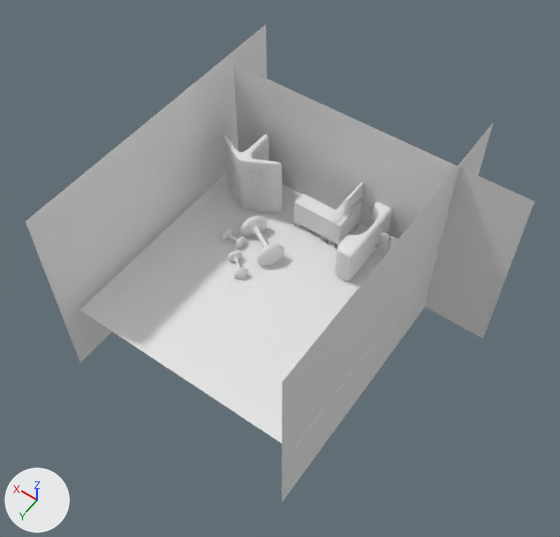
The Blender file blender files/gym.blend as it was, and as the next commit left it.
Before and after are seen from a camera (50 mm lens) standing at (-73.1, 142.7, 204.7) and looking at (12.2, 23.2, 16.9). Lighting does not change. The marker at lower left points along +X, +Y and +Z.

Before the edit, the objects in view are built like this:
```python
ob_barriergym = bpy.data.objects.new('barriergym', me_cube_006)
ob_barriergym.location = (-7.2, -8.9, 7.1)
ob_barriergym.scale = (4.46, 4.46, 4.46)
ob_icosphere = bpy.data.objects.new('Icosphere', me_icosphere)
ob_icosphere.location = (36.5, 12.1, 1.7)
ob_icosphere.scale = (1.0, 2.32, 2.32)
ob_icosphere_001 = bpy.data.objects.new('Icosphere.001', me_icosphere_002)
ob_icosphere_001.location = (24.2, 11.6, 3.1)
ob_icosphere_001.rotation_euler = (0.0, 0.0, -0.517)  # degrees (0, 0, -30)
ob_icosphere_001.scale = (2.26, 5.23, 5.23)
ob_icosphere_002 = bpy.data.objects.new('Icosphere.002', me_icosphere_003)
ob_icosphere_002.location = (28.5, 22.6, 1.7)
ob_icosphere_002.rotation_euler = (0.0, 0.0, -0.658)  # degrees (0, 0, -38)
ob_icosphere_002.scale = (1.19, 2.76, 2.76)
ob_plane = bpy.data.objects.new('Plane', me_plane)
ob_plane.location = (8.9, -20.5, 8.8)
ob_plane.rotation_euler = (0.0, 1.571, 1.571)  # degrees (0, 90, 90)
ob_plane.scale = (-35.3, -53.4, -53.4)
ob_plane_002 = bpy.data.objects.new('Plane.002', me_plane_002)
ob_plane_002.location = (-20.9, 13.3, 8.9)
ob_plane_002.rotation_euler = (0.0, 1.571, 0.0)  # degrees (0, 90, 0)
ob_plane_002.scale = (-37.0, -55.4, -33.8)
ob_plane_003 = bpy.data.objects.new('Plane.003', me_plane_005)
ob_plane_003.location = (64.8, 13.3, 8.9)
ob_plane_003.rotation_euler = (0.0, 1.571, 0.0)  # degrees (0, 90, 0)
ob_plane_003.scale = (-37.0, -55.4, -33.8)
# also in view: 'table.001' at (20.3, -8.3, 6.1); 'table' at (11.1, -12.2, 6.1); 'Cube' at (45.9, -8.7, 12.5); 'Plane.001' at (20.6, 21.8, 0.0)
```
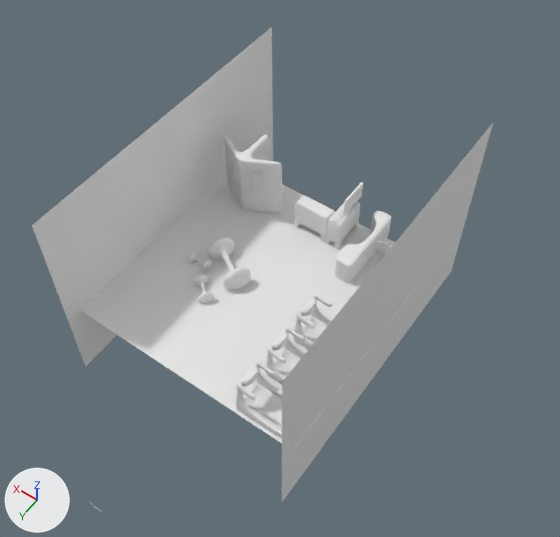
Commit message: started making gym logo

Where the change shows, as pixel boxes (x1, y1, x2, y2) in the pictures (560 x 537 px):
'Plane.003', moved
    before: (25, 25, 267, 363)
    after: (32, 27, 273, 367)
'Plane', hidden
    before: (233, 63, 535, 338)
'barriergym', moved, rescaled
    before: (335, 202, 398, 281)
    after: (335, 211, 392, 283)
'Cube.003', added
    after: (236, 361, 282, 438)
'Icosphere.001', moved
    before: (241, 215, 284, 266)
    after: (207, 238, 251, 290)
'Cube.001', added
    after: (265, 326, 305, 384)
'Cube.002', added
    after: (293, 293, 333, 350)
'Icosphere.002', moved
    before: (228, 251, 248, 279)
    after: (193, 275, 214, 303)
'Icosphere', moved
    before: (222, 229, 245, 248)
    after: (188, 251, 212, 271)

The change, as a diff of the scene's bpy script:
```diff
--- a/blender files/gym.blend.py
+++ b/blender files/gym.blend.py
@@ me_cube_009 @@
+me_cube_009.from_pydata(...)  # 190 vertices, 192 faces; spans x -8.2..11.5, y -5.8..5.8, z -3.3..12.9
@@ ob_plane @@
 ob_plane.scale = (-35.3, -53.4, -53.4)
+ob_plane.hide_render = True
@@ ob_barriergym @@
 ob_barriergym = bpy.data.objects.new('barriergym', me_cube_006)
-ob_barriergym.location = (-7.2, -8.9, 7.1)
-ob_barriergym.scale = (4.46, 4.46, 4.46)
+ob_barriergym.location = (-7.2, -8.9, 4.1)
+ob_barriergym.scale = (4.46, 4.46, 3.26)
 _m = ob_barriergym.modifiers.new('Mirror', 'MIRROR')
@@ ob_icosphere @@
 ob_icosphere = bpy.data.objects.new('Icosphere', me_icosphere)
-ob_icosphere.location = (36.5, 12.1, 1.7)
+ob_icosphere.location = (39.6, 26.5, 1.7)
 ob_icosphere.scale = (1.0, 2.32, 2.32)
@@ ob_icosphere_001 @@
 ob_icosphere_001 = bpy.data.objects.new('Icosphere.001', me_icosphere_002)
-ob_icosphere_001.location = (24.2, 11.6, 3.1)
+ob_icosphere_001.location = (27.3, 26.0, 3.1)
 ob_icosphere_001.rotation_euler = (0.0, 0.0, -0.517)  # degrees (0, 0, -30)
@@ ob_icosphere_002 @@
 ob_icosphere_002 = bpy.data.objects.new('Icosphere.002', me_icosphere_003)
-ob_icosphere_002.location = (28.5, 22.6, 1.7)
+ob_icosphere_002.location = (31.5, 37.0, 1.7)
 ob_icosphere_002.rotation_euler = (0.0, 0.0, -0.658)  # degrees (0, 0, -38)
@@ ob_plane_003 @@
 ob_plane_003 = bpy.data.objects.new('Plane.003', me_plane_005)
-ob_plane_003.location = (64.8, 13.3, 8.9)
+ob_plane_003.location = (62.3, 13.3, 8.9)
 ob_plane_003.rotation_euler = (0.0, 1.571, 0.0)  # degrees (0, 90, 0)
@@ ob_cube_003 @@
+ob_cube_003 = bpy.data.objects.new('Cube.003', me_cube_009)
+ob_cube_003.location = (-7.9, 56.9, 2.8)
+ob_cube_003.rotation_euler = (0.0, 0.0, -3.142)  # degrees (0, 0, -180)
+_m = ob_cube_003.modifiers.new('Subdivision', 'SUBSURF')
+_m.levels = 2
@@ ob_cube_002 @@
+ob_cube_002 = bpy.data.objects.new('Cube.002', me_cube_009.copy())
+ob_cube_002.location = (-7.9, 27.6, 2.8)
+ob_cube_002.rotation_euler = (0.0, 0.0, -3.142)  # degrees (0, 0, -180)
+_m = ob_cube_002.modifiers.new('Subdivision', 'SUBSURF')
+_m.levels = 2
@@ ob_cube_001 @@
+ob_cube_001 = bpy.data.objects.new('Cube.001', me_cube_009.copy())
+ob_cube_001.location = (-7.9, 42.4, 2.8)
+ob_cube_001.rotation_euler = (0.0, 0.0, -3.142)  # degrees (0, 0, -180)
+_m = ob_cube_001.modifiers.new('Subdivision', 'SUBSURF')
+_m.levels = 2
```
